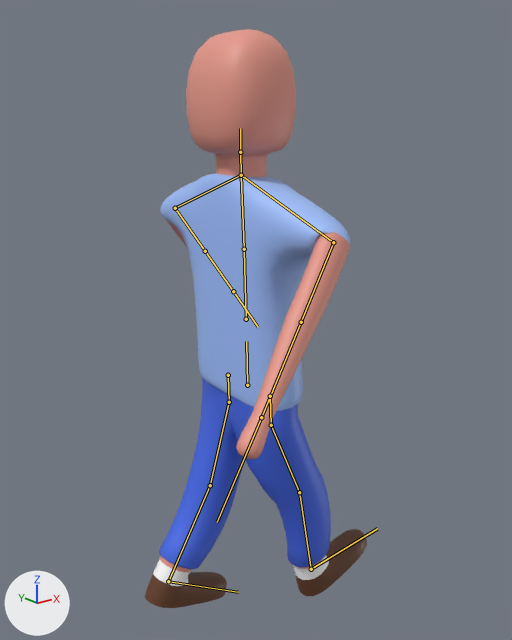
One commit to the FBX model Assets/Models/PlayerModel.fbx: the scene before it, then after it.
Rendered twice from a 50 mm camera at (-19.0, -24.8, 25.2) aimed at (0.8, 0.0, 15.3). Arrows for +X, +Y and +Z are at lower left; the lights stay in place. Both versions are drawn at frame 1 of the action 'Armature.001|RunBackward'; the numbers are the values there. The bones that bend it are drawn over the model as lines.

In view in the first picture: 'PlayerModel'.
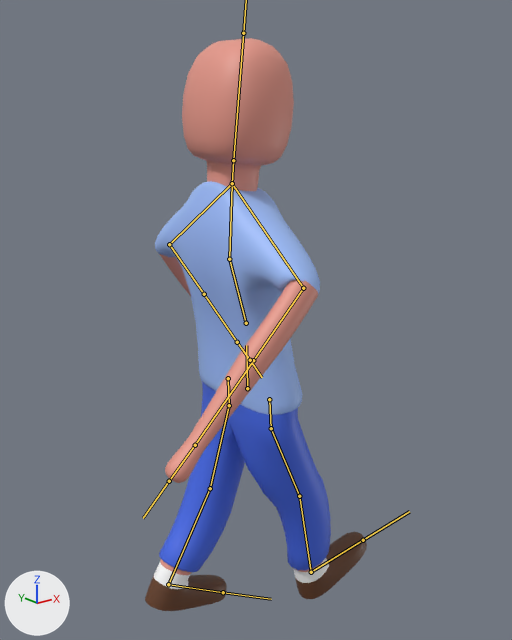
Boxes [x1, y1, x2, y2] around the edits, measured in the pictures (512 x 640 px):
'PlayerModel', posed
    before: [145, 29, 367, 608]
    after: [145, 38, 367, 611]
bone 'Pelvis', root to tip
    before: (247, 385) to (246, 341)
    after: (247, 388) to (246, 345)
bone 'Spine', root to tip
    before: (246, 319) to (244, 249)
    after: (246, 323) to (229, 259)
bone 'Chest', root to tip
    before: (244, 249) to (241, 175)
    after: (229, 259) to (232, 183)
bone 'Shoulder.R', root to tip
    before: (241, 175) to (333, 242)
    after: (232, 183) to (303, 288)
bone 'Shoulder.L', root to tip
    before: (241, 175) to (175, 208)
    after: (232, 183) to (169, 244)

The change in detail:
Bone 'Pelvis' (bone_pelvis) moves from (0.0, 0.0, 0.0) to (0.0, -0.18, 0.0).
Bone 'Spine' (bone_spine) turns from (0, 0, 0) to (1, 0, 15) degrees about its own x, y and z.
Bone 'Chest' (bone_chest) turns from (0, 0, 0) to (0, 0, -20) degrees about its own x, y and z.
Bone 'Shoulder.R' (bone_shoulder_r) turns from (0, 0, 0) to (15, 0, 0) degrees about its own x, y and z.
Bone 'Shoulder.L' (bone_shoulder_l) turns from (0, 0, 0) to (-15, 0, 0) degrees about its own x, y and z.
